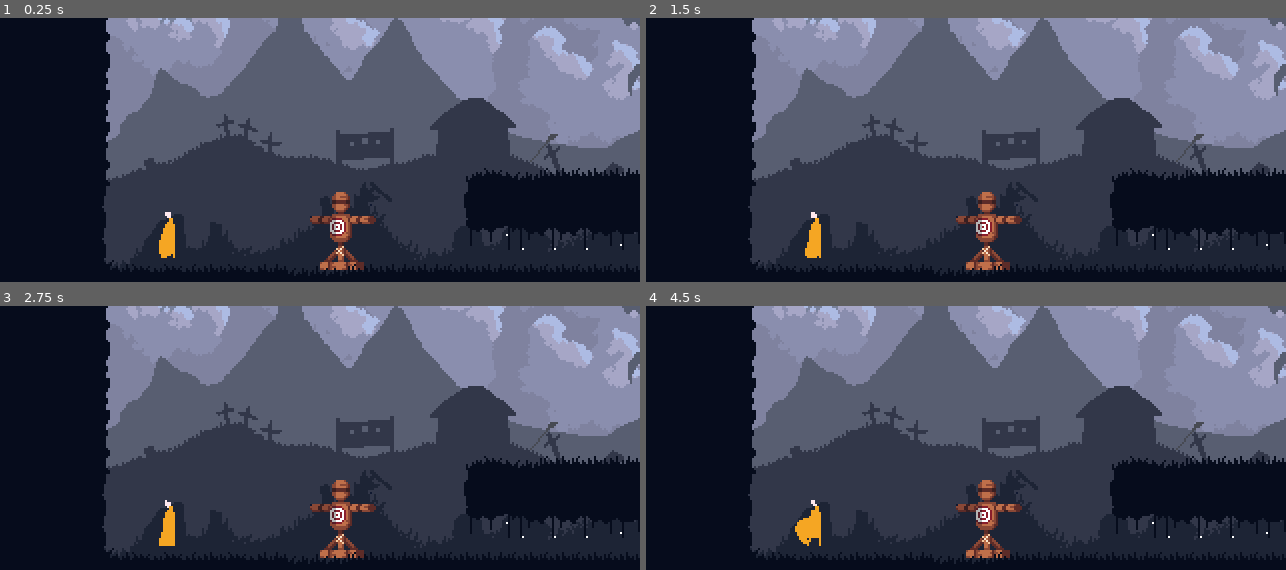
Above: before the commit, frames 1-4 (two rows, left to right).
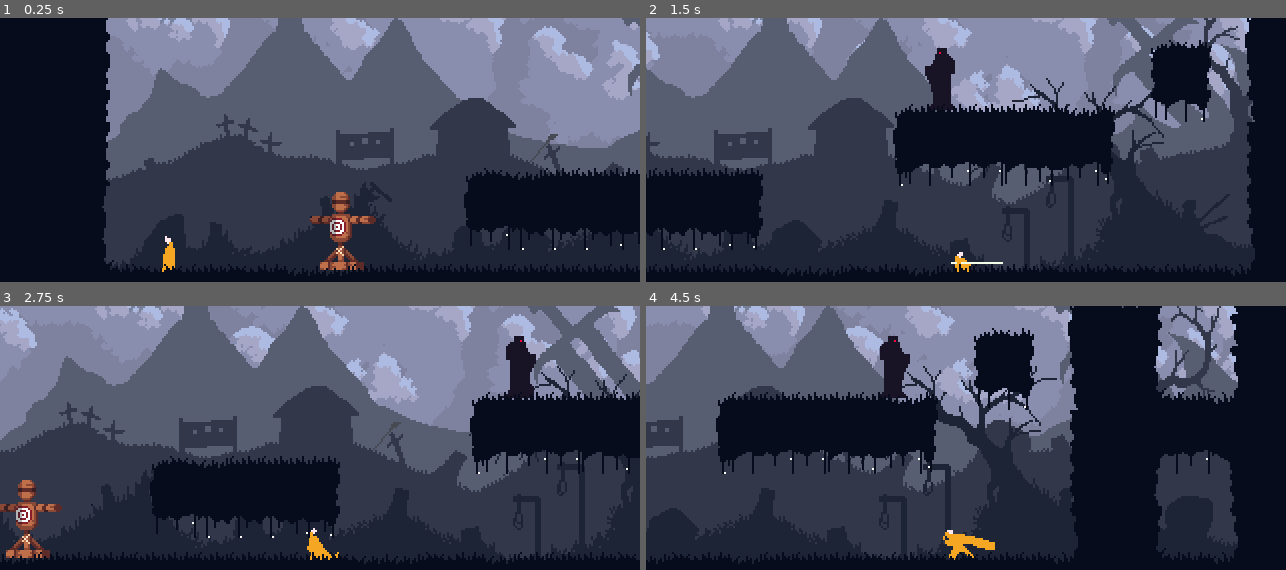
Above: after the commit, the same moments.

Repository: petrik33/bsu-action-platformer
Game: Godot game, scene res://scene/game.tscn
Same seed, same stepped clock (60 frames per second), same inputs: the game is played once before the commit and once after it.
Inputs (mouse positions are in pixels of both pictures, inside the frame that each line leads up to):
- Up to frame 1 (0.25 s): no input
- Up to frame 2 (1.5 s): move the mouse to (1106, 179) at 0.52 s; hold D (right) from 0.53 s (still down); tap Shift (roll) at 0.6 s; tap Space (jump) at 0.77 s; move the mouse to (838, 216) at 1.27 s; click (838, 216) at 1.35 s
- Up to frame 3 (2.75 s): tap Space (jump) at 1.52 s; tap Shift (roll) at 1.55, 2.1 s; move the mouse to (384, 406) at 2.02 s; release D (right) at 2.03 s; hold A (left) from 2.03 s (still down)
- Up to frame 4 (4.5 s): move the mouse to (934, 556) at 2.77 s; release A (left) at 2.78 s; hold D (right) 2.78-4.28 s; tap C (sprint) at 2.85 s; tap Space (jump) at 3.02, 3.77 s; tap Shift (roll) at 3.05, 3.8, 4.35 s; move the mouse to (1158, 540) at 3.52 s; tap Z (walk) at 3.6 s; move the mouse to (774, 432) at 4.27 s; hold A (left) from 4.28 s (still down)

The runs differ from the first frame. In frame 1, 0.3% of the frame differs, in the area x 24-28%, y 73-97%; in frame 2, 57%; in frame 3, 60%; in frame 4, 66%, in the area x 0-100%, y 0-98%.

Commit message:
apply common gravity and steering to heroes

Diff:
--- a/scene/character.tscn
+++ b/scene/character.tscn
@@ -1,6 +1,6 @@
 [gd_scene format=3 uid="uid://dw4q416nx8pd5"]
 
-[ext_resource type="Script" uid="uid://bowr4smo7rude" path="res://script/game_character.gd" id="1_0qvrh"]
+[ext_resource type="Script" uid="uid://dwik25yehg46n" path="res://script/hero.gd" id="1_7s5o7"]
 [ext_resource type="Texture2D" uid="uid://cyems2rhg4r7" path="res://asset/texture/character/character_recolored_no_vfx.png" id="2_d7vt2"]
 [ext_resource type="Texture2D" uid="uid://bctpt2ofrqnlf" path="res://asset/texture/character/sword/Attack1.png" id="3_d7vt2"]
 [ext_resource type="Texture2D" uid="uid://dmawkigs4d5gs" path="res://asset/texture/character/sword/Attack2.png" id="4_a748v"]
@@ -25,6 +25,8 @@
 [ext_resource type="PackedScene" uid="uid://t40f4mawxn56" path="res://scene/character/states/incapacitated.tscn" id="18_7u363"]
 [ext_resource type="PackedScene" uid="uid://bexnfq44abe3q" path="res://scene/character/states/incapacitated/hurt.tscn" id="19_ud0a3"]
 [ext_resource type="PackedScene" uid="uid://k6fdi54ai135" path="res://scene/character/states/incapacitated/death.tscn" id="20_0qvrh"]
+[ext_resource type="Script" uid="uid://buji1uw4mpk74" path="res://script/physics/steering.gd" id="26_sdelk"]
+[ext_resource type="PackedScene" uid="uid://d2sud346rxdoh" path="res://scene/common/gravity.tscn" id="27_ckk4y"]
 
 [sub_resource type="RectangleShape2D" id="RectangleShape2D_lp7ui"]
 size = Vector2(7, 20)
@@ -1376,13 +1378,18 @@
 &"attack3": SubResource("Animation_cnvcp")
 }
 
-[node name="Character" type="CharacterBody2D" unique_id=213064435 node_paths=PackedStringArray("visuals", "sprite", "animation_player") groups=["player"]]
+[node name="Character" type="CharacterBody2D" unique_id=649276059 node_paths=PackedStringArray("state_machine", "hit_box", "hurt_box", "steering", "gravity", "visuals", "sprite", "animation_player") groups=["player"]]
 collision_layer = 2
-script = ExtResource("1_0qvrh")
+script = ExtResource("1_7s5o7")
+state_machine = NodePath("StateMachine")
+hit_box = NodePath("Visuals/HitBox")
+hurt_box = NodePath("Visuals/HurtBox")
+steering = NodePath("Steering")
+gravity = NodePath("Gravity")
 visuals = NodePath("Visuals")
 sprite = NodePath("Visuals/Base")
 animation_player = NodePath("AnimationPlayer")
-metadata/_custom_type_script = "uid://bowr4smo7rude"
+metadata/_custom_type_script = "uid://dwik25yehg46n"
 
 [node name="CollisionShape2D" type="CollisionShape2D" parent="." unique_id=726962726]
 position = Vector2(0, -10)
@@ -1448,7 +1455,6 @@
 roll_speed = 400.0
 roll_duration = 0.4
 roll_animation = &"dash"
-invulnerable_during_roll = null
 
 [node name="Grounded" parent="StateMachine/Locomotion" unique_id=2122582834 instance=ExtResource("6_5hcsl")]
 
@@ -1480,3 +1486,9 @@
 [node name="Hurt" parent="StateMachine/Incapacitated" unique_id=33714673 instance=ExtResource("19_ud0a3")]
 
 [node name="Death" parent="StateMachine/Incapacitated" unique_id=1468380441 instance=ExtResource("20_0qvrh")]
+
+[node name="Steering" type="Node" parent="." unique_id=878888465]
+script = ExtResource("26_sdelk")
+metadata/_custom_type_script = "uid://buji1uw4mpk74"
+
+[node name="Gravity" parent="." unique_id=80762626 instance=ExtResource("27_ckk4y")]
--- /dev/null
+++ b/scene/common/gravity.tscn
@@ -0,0 +1,7 @@
+[gd_scene format=3 uid="uid://d2sud346rxdoh"]
+
+[ext_resource type="Script" uid="uid://b8m6bpovmu8cu" path="res://script/physics/gravity.gd" id="1_rwsdb"]
+
+[node name="Gravity" type="Node" unique_id=80762626]
+script = ExtResource("1_rwsdb")
+metadata/_custom_type_script = "uid://b8m6bpovmu8cu"
--- a/scene/water_priestess.tscn
+++ b/scene/water_priestess.tscn
@@ -1,6 +1,6 @@
 [gd_scene format=3 uid="uid://b3wc0hno02c02"]
 
-[ext_resource type="Script" uid="uid://bowr4smo7rude" path="res://script/game_character.gd" id="1_o5o8y"]
+[ext_resource type="Script" uid="uid://dwik25yehg46n" path="res://script/hero.gd" id="1_yn7hy"]
 [ext_resource type="Texture2D" uid="uid://bw1qcjbm7b05g" path="res://asset/texture/water_priestess/13_take_hit/take_hit_1.png" id="2_4j8lu"]
 [ext_resource type="Texture2D" uid="uid://dg2imrkv6f8uw" path="res://asset/texture/water_priestess/01_idle/idle_1.png" id="2_a16k5"]
 [ext_resource type="Texture2D" uid="uid://dl0s8o0je2kqd" path="res://asset/texture/water_priestess/07_1_atk/1_atk_1.png" id="2_ve7ek"]
@@ -186,6 +186,8 @@
 [ext_resource type="PackedScene" uid="uid://bexnfq44abe3q" path="res://scene/character/states/incapacitated/hurt.tscn" id="174_2d3a3"]
 [ext_resource type="PackedScene" uid="uid://depht2awncffo" path="res://scene/character/states/action/air_attack.tscn" id="175_4q8yv"]
 [ext_resource type="PackedScene" uid="uid://k6fdi54ai135" path="res://scene/character/states/incapacitated/death.tscn" id="175_exqgt"]
+[ext_resource type="Script" uid="uid://buji1uw4mpk74" path="res://script/physics/steering.gd" id="187_lp3au"]
+[ext_resource type="PackedScene" uid="uid://d2sud346rxdoh" path="res://scene/common/gravity.tscn" id="188_lirr0"]
 
 [sub_resource type="SpriteFrames" id="SpriteFrames_dn53k"]
 animations = [{
@@ -1003,16 +1005,19 @@
 &"attack3": SubResource("Animation_ytxcy")
 }
 
-[node name="WaterPriestess" type="CharacterBody2D" unique_id=1544133711 node_paths=PackedStringArray("state_machine", "hit_box", "hurt_box", "visuals", "sprite", "animation_player", "origin") groups=["player"]]
+[node name="WaterPriestess" type="CharacterBody2D" unique_id=656407729 node_paths=PackedStringArray("state_machine", "hit_box", "hurt_box", "steering", "gravity", "visuals", "sprite", "animation_player", "origin") groups=["player"]]
 collision_layer = 2
-script = ExtResource("1_o5o8y")
+script = ExtResource("1_yn7hy")
 state_machine = NodePath("StateMachine")
 hit_box = NodePath("Visuals/HitBox")
 hurt_box = NodePath("Visuals/Origin/HurtBox")
+steering = NodePath("Steering")
+gravity = NodePath("Gravity")
 visuals = NodePath("Visuals")
 sprite = NodePath("Visuals/AnimatedSprite2D")
 animation_player = NodePath("AnimationPlayer")
 origin = NodePath("Visuals/Origin")
+metadata/_custom_type_script = "uid://dwik25yehg46n"
 
 [node name="Visuals" type="Node2D" parent="." unique_id=1260019356]
 
@@ -1108,3 +1113,9 @@
 [node name="Hurt" parent="StateMachine/Incapacitated" unique_id=33714673 instance=ExtResource("174_2d3a3")]
 
 [node name="Death" parent="StateMachine/Incapacitated" unique_id=1468380441 instance=ExtResource("175_exqgt")]
+
+[node name="Steering" type="Node" parent="." unique_id=17516991]
+script = ExtResource("187_lp3au")
+metadata/_custom_type_script = "uid://buji1uw4mpk74"
+
+[node name="Gravity" parent="." unique_id=80762626 instance=ExtResource("188_lirr0")]
